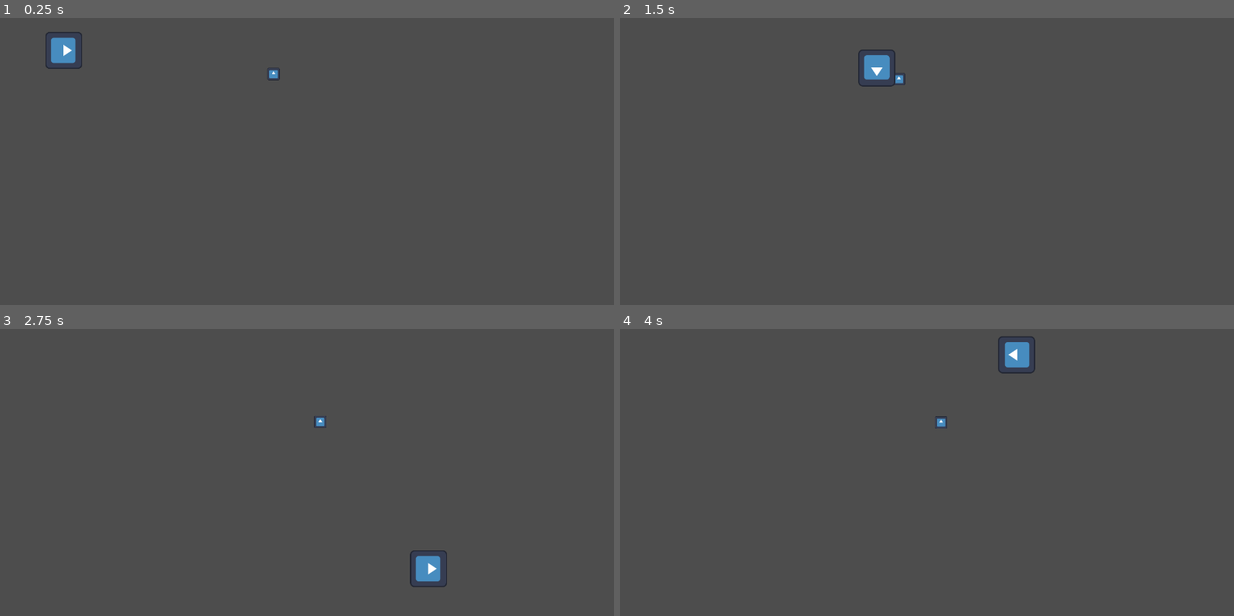
Above: before the commit, frames 1-4 (two rows, left to right).
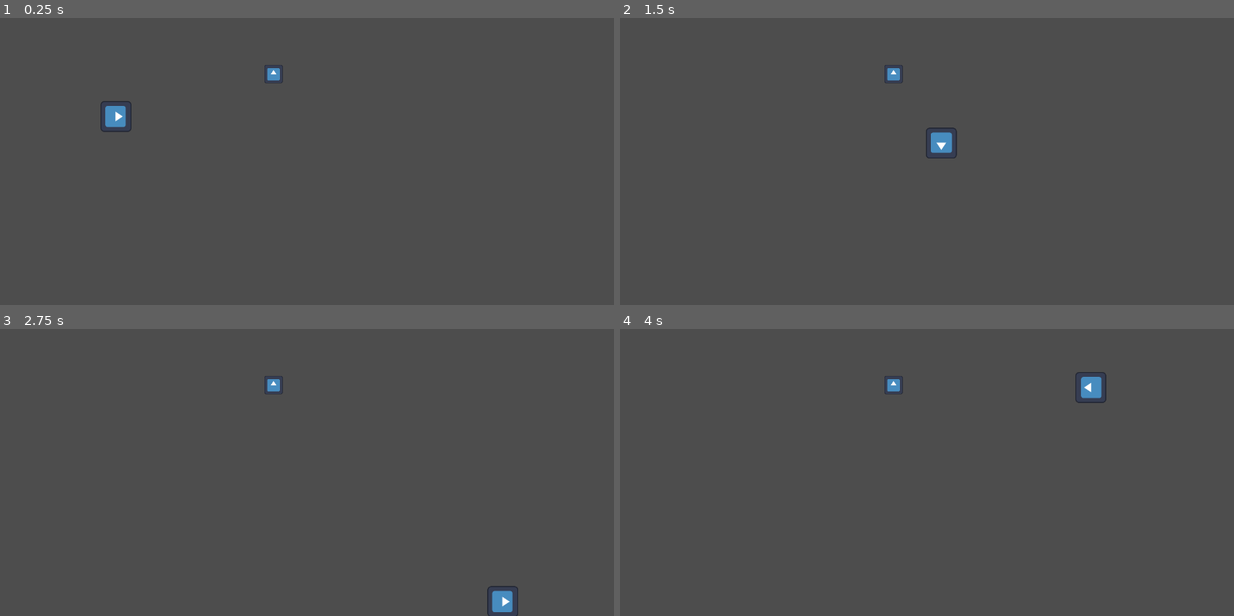
Above: after the commit, the same moments.

Repository: Jinko0/GODOT-superPong
Game: Godot game, scene res://scenes/world.tscn
Two runs of this game, one before a commit and one after it. Both use one fixed random seed, a clock stepped at 60 frames per second and the inputs below. The engine's default icon, where the game draws it, is replaced by a stand-in: a white triangle on a blue panel in a dark square.
Inputs:
- Up to frame 1 (0.25 s): no input
- Up to frame 2 (1.5 s): tap Enter (ui_accept) at 0.5, 0.6, 0.77, 1.07, 1.35 s; hold D (right) 0.53-1.28 s; hold S (down) from 1.28 s (still down)
- Up to frame 3 (2.75 s): tap Enter (ui_accept) at 1.52, 1.82, 2.1 s; release S (down) at 2.03 s; hold D (right) from 2.03 s (still down)
- Up to frame 4 (4 s): release D (right) at 2.78 s; hold W (up) 2.78-3.53 s; tap Enter (ui_accept) at 2.85, 3.02, 3.32, 3.6, 3.77 s; hold A (left) from 3.53 s (still down)

The runs differ from the first frame. In frame 1, 0.9% of the frame differs, in the area x 7-47%, y 4-40%; in frame 2, 0.9%; in frame 3, 0.9%; in frame 4, 1.0%, in the area x 43-80%, y 2-35%.

Commit message:
some physics rework

Diff:
--- a/project.godot
+++ b/project.godot
@@ -25,21 +25,31 @@
 left={
 "deadzone": 0.5,
 "events": [Object(InputEventKey,"resource_local_to_scene":false,"resource_name":"","device":-1,"window_id":0,"alt_pressed":false,"shift_pressed":false,"ctrl_pressed":false,"meta_pressed":false,"pressed":false,"keycode":0,"physical_keycode":65,"key_label":0,"unicode":113,"echo":false,"script":null)
+, Object(InputEventJoypadMotion,"resource_local_to_scene":false,"resource_name":"","device":-1,"axis":0,"axis_value":-1.0,"script":null)
 ]
 }
 right={
 "deadzone": 0.5,
 "events": [Object(InputEventKey,"resource_local_to_scene":false,"resource_name":"","device":-1,"window_id":0,"alt_pressed":false,"shift_pressed":false,"ctrl_pressed":false,"meta_pressed":false,"pressed":false,"keycode":0,"physical_keycode":68,"key_label":0,"unicode":100,"echo":false,"script":null)
+, Object(InputEventJoypadMotion,"resource_local_to_scene":false,"resource_name":"","device":-1,"axis":0,"axis_value":1.0,"script":null)
 ]
 }
 up={
 "deadzone": 0.5,
 "events": [Object(InputEventKey,"resource_local_to_scene":false,"resource_name":"","device":-1,"window_id":0,"alt_pressed":false,"shift_pressed":false,"ctrl_pressed":false,"meta_pressed":false,"pressed":false,"keycode":0,"physical_keycode":87,"key_label":0,"unicode":122,"echo":false,"script":null)
+, Object(InputEventJoypadMotion,"resource_local_to_scene":false,"resource_name":"","device":-1,"axis":1,"axis_value":-1.0,"script":null)
 ]
 }
 down={
 "deadzone": 0.5,
 "events": [Object(InputEventKey,"resource_local_to_scene":false,"resource_name":"","device":-1,"window_id":0,"alt_pressed":false,"shift_pressed":false,"ctrl_pressed":false,"meta_pressed":false,"pressed":false,"keycode":0,"physical_keycode":83,"key_label":0,"unicode":115,"echo":false,"script":null)
+, Object(InputEventJoypadMotion,"resource_local_to_scene":false,"resource_name":"","device":-1,"axis":1,"axis_value":1.0,"script":null)
+]
+}
+shoot={
+"deadzone": 0.5,
+"events": [Object(InputEventKey,"resource_local_to_scene":false,"resource_name":"","device":0,"window_id":0,"alt_pressed":false,"shift_pressed":false,"ctrl_pressed":false,"meta_pressed":false,"pressed":false,"keycode":0,"physical_keycode":4194309,"key_label":0,"unicode":0,"echo":false,"script":null)
+, Object(InputEventJoypadButton,"resource_local_to_scene":false,"resource_name":"","device":-1,"button_index":0,"pressure":0.0,"pressed":false,"script":null)
 ]
 }
 
--- a/scenes/ball.tscn
+++ b/scenes/ball.tscn
@@ -13,12 +13,12 @@
 collision_layer = 4
 collision_mask = 7
 physics_material_override = SubResource("PhysicsMaterial_bgtgn")
-linear_damp_mode = 1
-linear_damp = 3.0
+angular_damp_mode = 1
+angular_damp = 2.0
 script = ExtResource("1_lvuu3")
 
 [node name="Sprite2D" type="Sprite2D" parent="."]
-scale = Vector2(0.2, 0.2)
+scale = Vector2(0.3, 0.3)
 texture = ExtResource("1_3e80q")
 
 [node name="CollisionShape2D" type="CollisionShape2D" parent="."]
--- a/scenes/player.tscn
+++ b/scenes/player.tscn
@@ -1,79 +1,20 @@
-[gd_scene load_steps=9 format=3 uid="uid://y6obu0cmehea"]
+[gd_scene load_steps=6 format=3 uid="uid://y6obu0cmehea"]
 
 [ext_resource type="Script" path="res://scripts/Player.gd" id="1_8xhy2"]
 [ext_resource type="Texture2D" uid="uid://6rmma5q60s31" path="res://icon.svg" id="2_dd83s"]
-[ext_resource type="Script" path="res://scripts/Hand.gd" id="3_phifk"]
+[ext_resource type="Script" path="res://scripts/Hand.gd" id="3_ljb2v"]
 
 [sub_resource type="CircleShape2D" id="CircleShape2D_sabjr"]
 radius = 63.5059
 
-[sub_resource type="CircleShape2D" id="CircleShape2D_v2o8q"]
-radius = 36.0
+[sub_resource type="CapsuleShape2D" id="CapsuleShape2D_s5smj"]
+radius = 58.0
+height = 188.0
 
-[sub_resource type="Animation" id="Animation_ok6qb"]
-resource_name = "shoot"
-length = 0.3
-tracks/0/type = "value"
-tracks/0/imported = false
-tracks/0/enabled = true
-tracks/0/path = NodePath(".:rotation")
-tracks/0/interp = 1
-tracks/0/loop_wrap = true
-tracks/0/keys = {
-"times": PackedFloat32Array(0, 0.2, 0.3),
-"transitions": PackedFloat32Array(1, 1, 1),
-"update": 0,
-"values": [0.436332, -0.436332, 0.436332]
-}
-tracks/1/type = "value"
-tracks/1/imported = false
-tracks/1/enabled = true
-tracks/1/path = NodePath(".:shot_available")
-tracks/1/interp = 1
-tracks/1/loop_wrap = true
-tracks/1/keys = {
-"times": PackedFloat32Array(0, 0.2),
-"transitions": PackedFloat32Array(1, 1),
-"update": 1,
-"values": [true, false]
-}
-
-[sub_resource type="Animation" id="Animation_qravt"]
-length = 0.001
-tracks/0/type = "value"
-tracks/0/imported = false
-tracks/0/enabled = true
-tracks/0/path = NodePath(".:rotation")
-tracks/0/interp = 1
-tracks/0/loop_wrap = true
-tracks/0/keys = {
-"times": PackedFloat32Array(0),
-"transitions": PackedFloat32Array(1),
-"update": 0,
-"values": [-1.5708]
-}
-tracks/1/type = "value"
-tracks/1/imported = false
-tracks/1/enabled = true
-tracks/1/path = NodePath(".:shot_available")
-tracks/1/interp = 1
-tracks/1/loop_wrap = true
-tracks/1/keys = {
-"times": PackedFloat32Array(0),
-"transitions": PackedFloat32Array(1),
-"update": 1,
-"values": [false]
-}
-
-[sub_resource type="AnimationLibrary" id="AnimationLibrary_mfhug"]
-_data = {
-"RESET": SubResource("Animation_qravt"),
-"shoot": SubResource("Animation_ok6qb")
-}
-
-[node name="Player" type="CharacterBody2D"]
-scale = Vector2(0.6, 0.6)
+[node name="Player" type="CharacterBody2D" groups=["Players"]]
+scale = Vector2(0.5, 0.5)
 collision_layer = 2
+collision_mask = 5
 motion_mode = 1
 script = ExtResource("1_8xhy2")
 
@@ -85,19 +26,13 @@
 shape = SubResource("CircleShape2D_sabjr")
 
 [node name="Hand" type="Area2D" parent="."]
-rotation = -1.5708
+position = Vector2(130, 0)
 collision_layer = 2
 collision_mask = 4
-script = ExtResource("3_phifk")
+script = ExtResource("3_ljb2v")
 
 [node name="CollisionShape2D" type="CollisionShape2D" parent="Hand"]
-position = Vector2(100, 0)
-shape = SubResource("CircleShape2D_v2o8q")
+shape = SubResource("CapsuleShape2D_s5smj")
 metadata/_edit_lock_ = true
 
-[node name="AnimationPlayer" type="AnimationPlayer" parent="Hand"]
-libraries = {
-"": SubResource("AnimationLibrary_mfhug")
-}
-
 [connection signal="body_entered" from="Hand" to="Hand" method="_on_body_entered"]
--- a/scenes/world.tscn
+++ b/scenes/world.tscn
@@ -45,9 +45,8 @@
 shape = SubResource("RectangleShape2D_cp6gk")
 metadata/_edit_lock_ = true
 
+[node name="Player" parent="." instance=ExtResource("1_cw8hg")]
+position = Vector2(240, 329)
+
 [node name="ball" parent="." instance=ExtResource("1_crmpd")]
 position = Vector2(566, 241)
-
-[node name="Player" parent="." instance=ExtResource("1_cw8hg")]
-position = Vector2(132, 192)
-collision_mask = 7
--- a/scripts/Ball.gd
+++ b/scripts/Ball.gd
@@ -1,6 +1,7 @@
 extends RigidBody2D
 
 var level_power = 1
+var player = CharacterBody2D
 
 func _ready():
 	# Variables permettant de détecter les collisions avec les murs
@@ -9,12 +10,8 @@
 
 func _process(delta):
 	#print("damp " + str(linear_damp))
-	#print("level " + str(level_power))
-
-	# dès que la balle rècupère une inertie normal (1) on l'augmente jusqu'à 3 pour que le joueur ne
-	# puisse la pousser que légerement avec son corps
-	if linear_damp >= 1:
-		linear_damp = 3
+	print("level " + str(level_power))
+	pass
 
 func _on_body_entered(body):
 
@@ -22,5 +19,5 @@
 	if body is StaticBody2D:
 		#if level_power > 1:
 			#level_power -= 1
-		if linear_damp < 3 :
+		if linear_damp < 1 :
 			linear_damp += 0.25
--- a/scripts/Hand.gd
+++ b/scripts/Hand.gd
@@ -2,41 +2,24 @@
 class_name Player
 
 @export var push_force = 800.0
-@export var shot_available = false
-
-@onready var animation_player = $AnimationPlayer
 
 func _ready():
 	get_parent().shoot.connect(shoot)
-	# FIX TEMPORAIRE
-	# la main est tourné vers le haut au lancement de la scene pour je ne sais quel raison, je la re set à droite.
-	rotation = 0
 
-func _physics_process(delta):
-	for body in get_overlapping_bodies():
-		if body is RigidBody2D:
-			if shot_available:
-				apply_impulse(body)
 
 func shoot():
-	# Au début de l'animation on set à true shot_available pour déclencher un tir si la hitbox detecte la balle pendant l'anim
-	# shot_available est de nouveau set à false à la fin de l'anim
-	animation_player.play("shoot")
+		for body in get_overlapping_bodies():
+			if body is RigidBody2D:
+				apply_impulse(body)
 
 func apply_impulse(body):
 	# on donne l'inertie à la balle et on reset sa velocité
 	body.set_linear_damp(0)
 	body.set_linear_velocity(Vector2.ZERO)
 
-	# on définit l'angle du tir en prenant la direction entre la postion de la main et celle de la balle
-	var shot_direction = global_position.direction_to(body.global_position)
-
-	# On donne l'impulsion à la base
-	body.apply_central_impulse(shot_direction * push_force * body.level_power)
+	# On donne l'impulsion à la balle
+	body.apply_central_impulse(get_parent().last_direction * push_force * body.level_power)
 
 	# On augmente la puissance de la balle à chaque coup
 	if body.level_power < 2:
 		body.level_power += 0.2
-
-	# On empêche de trigger la fonction plusieurs fois avecun suel coup
-	shot_available = false
--- a/scripts/Player.gd
+++ b/scripts/Player.gd
@@ -4,9 +4,11 @@
 @export var speed = 600  # speed in pixels/sec
 @export var acceleration = 0.1
 @export var friction = 0.08
+@export var push_force = 50.0
 
-var push_force = 50.0
 var last_direction = Vector2.ZERO
+
+@onready var catch_position = $Catch_position
 
 signal shoot
 
@@ -14,21 +16,21 @@
 	var direction = Input.get_vector("left", "right", "up", "down")
 	# On applique l'acceleration et la fiction sur le déplacement
 	if direction.length() > 0:
-		velocity = velocity.lerp(direction * speed, acceleration)
+		velocity = velocity.lerp(direction.normalized() * speed, acceleration)
 	else:
-		velocity = velocity.lerp(direction * speed, friction)
+		velocity = velocity.lerp(direction.normalized() * speed, friction)
 
 	# On tourne le joueur dans la dernière direction pressée
 	if direction != Vector2.ZERO:
-		last_direction = direction
+		last_direction = direction.normalized()
 		rotation = last_direction.angle()
 
-	if Input.is_action_just_pressed("ui_accept"):
+	if Input.is_action_just_pressed("shoot"):
 		shoot.emit()
 
 	move_and_slide()
 
-	# on récupère les body avec lesquels le joueur collisione afin de pouvoir pousser légerement la balle au contact
+	# on récupère les body avec lesquels le joueur collisione afin que la joueur pousse la balle
 	for i in get_slide_collision_count():
 		var c = get_slide_collision(i)
 		if c.get_collider() is RigidBody2D:
